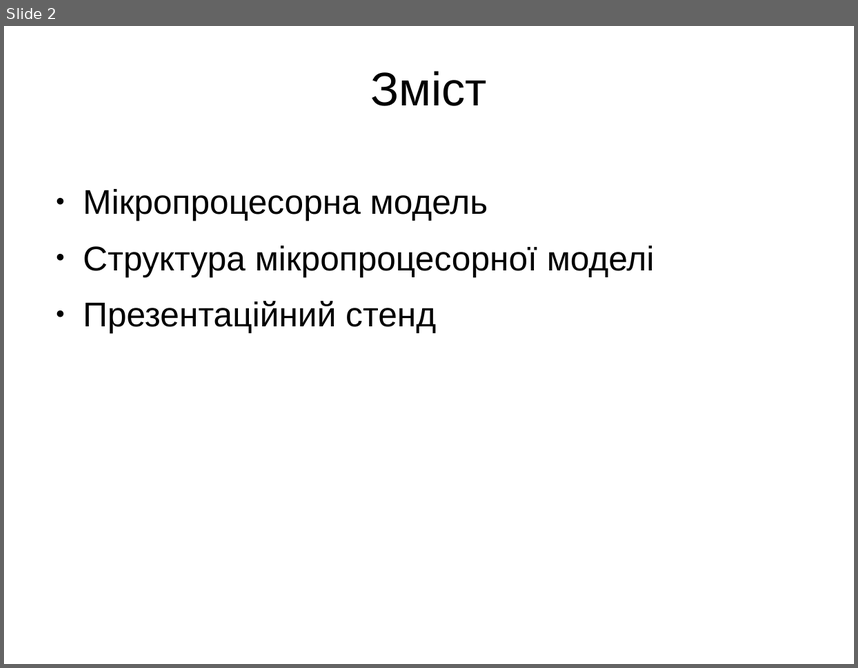
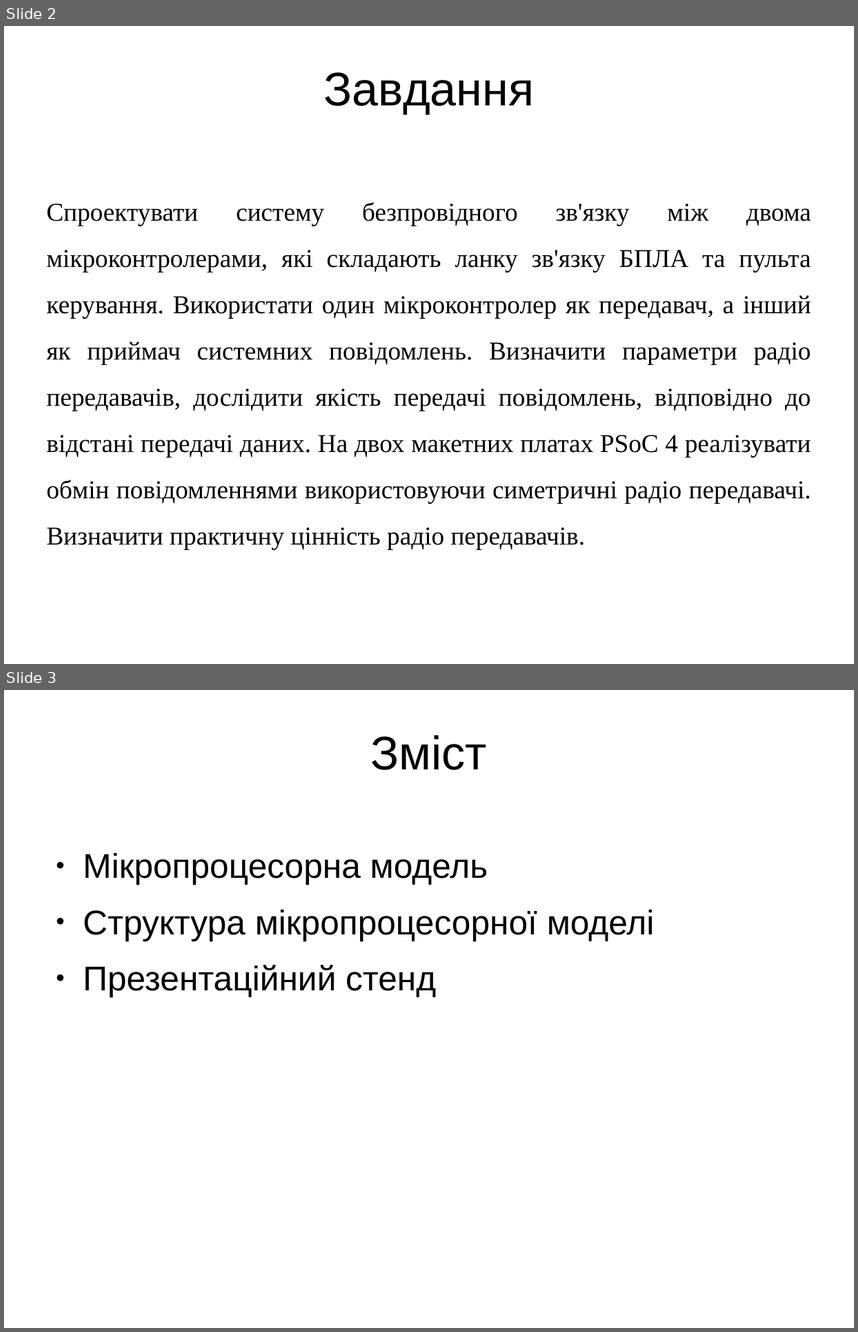
Before and after one commit to aspirine92/Dyplom, a slide deck: Презентація.odp. Shown one above the other, each under a label of ours: slide 2 before the commit, slides 2 and 3 after it. The pictures are 858x668 and 858x1332 pixels, drawn with LibreOffice and Linux fonts; fonts in the diff are those of the drawing; background and template pictures are left out. Boxes give left, top, right and bottom in pixels: in the first picture for what was removed or moved away, otherwise in the second. Text is boxed around its words. In the diff, an @@ line names an element or a change of style, - is before the commit and + after.

```diff
--- a/Презентація.odp
+++ b/Презентація.odp
@@ slide 2 added at (4, 26, 854, 664), background picture (left out) @@
@@ title added at (323, 72, 534, 114), 44 pt, text #000000 @@
+Завдання
@@ text added at (47, 202, 811, 550), 24 pt, text #000000 @@
+Спроектувати систему безпровідного зв'язку між двома мікроконтролерами, які складають ланку зв'язку БПЛА та пульта керування. Використати один мікроконтролер як передавач, а інший як приймач системних повідомлень. Визначити параметри радіо передавачів, дослідити якість передачі повідомлень, відповідно до відстані передачі даних. На двох макетних платах PSoC 4 реалізувати обмін повідомленнями використовуючи симетричні радіо передавачі. Визначити практичну цінність радіо передавачів.
@@ what was slide 2 is now slide 3 @@
```
Also in this commit, not shown: 2 slides changed, 1 other file.
